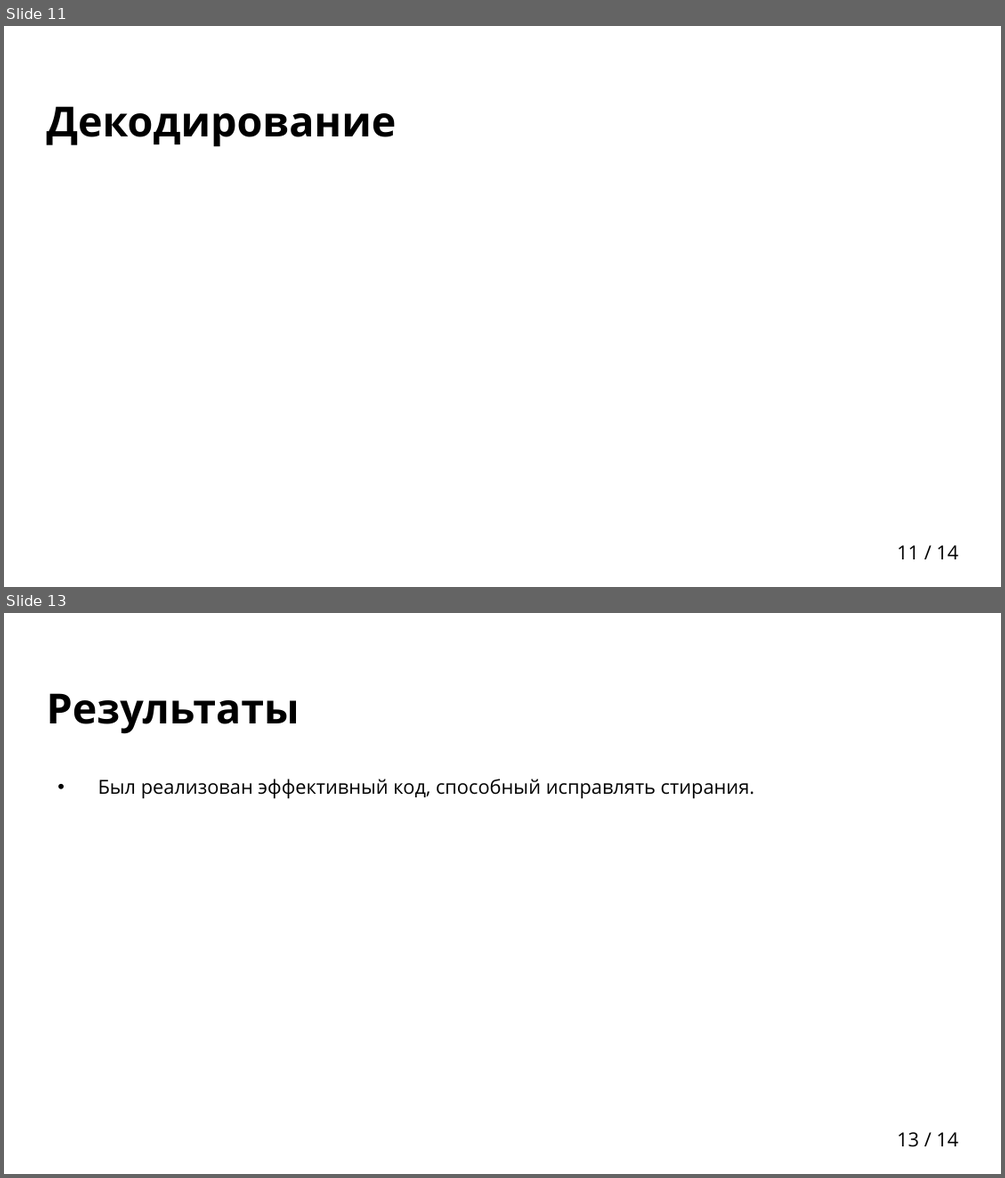
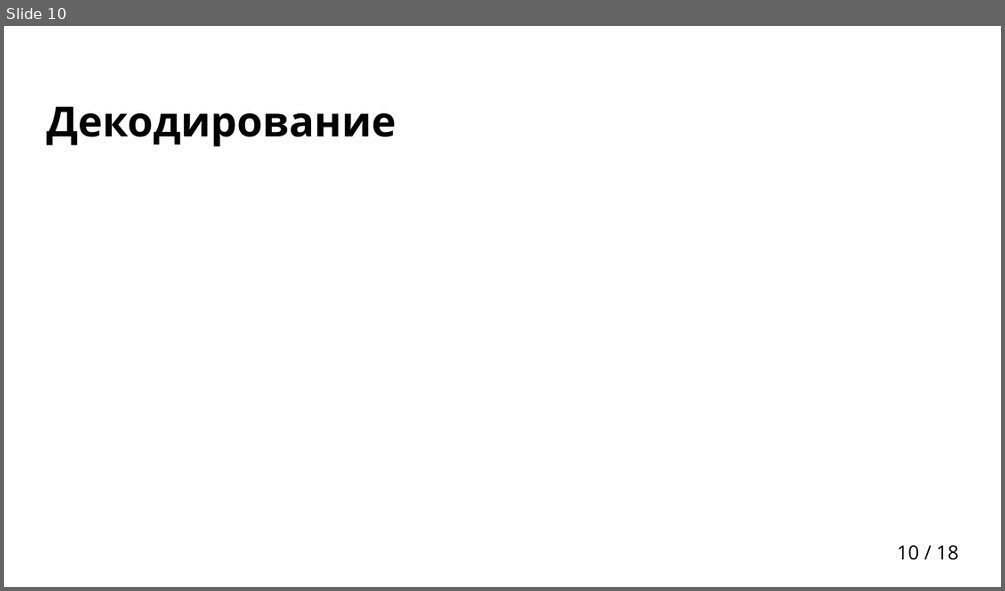
Before and after one commit to egalkin/bachelors_diploma, a slide deck: docs/presentation.pptx. Shown one above the other, each under a label of ours: slides 11 and 13 before the commit, slide 10 after it; the slides between them are not shown. The pictures are 1005x1178 and 1005x591 pixels, drawn with LibreOffice and Linux fonts; fonts in the diff are those of the drawing; grey boxes stand for pictures; background and template pictures are left out. Boxes give left, top, right and bottom in pixels: in the first picture for what was removed or moved away, otherwise in the second. Text is boxed around its words. In the diff, an @@ line names an element or a change of style, - is before the commit and + after.

```diff
--- a/docs/presentation.pptx
+++ b/docs/presentation.pptx
@@ slide 13 removed at box(4, 613, 1001, 1174), background picture (left out); not listed: 1 template element that a slide beside it also shows @@
@@ title removed at box(47, 693, 299, 734) @@
-Результаты
@@ text removed at box(98, 779, 754, 799) @@
-• Был реализован эффективный код, способный исправлять стирания.
@@ what was slide 11 is now slide 10 @@
@@ page number at box(897, 545, 958, 560): text changed @@
-11 / 14
+10 / 18
```
Also in this commit, not shown: 3 slides changed, 8 slides added, 3 other slides removed, 1 other file.
